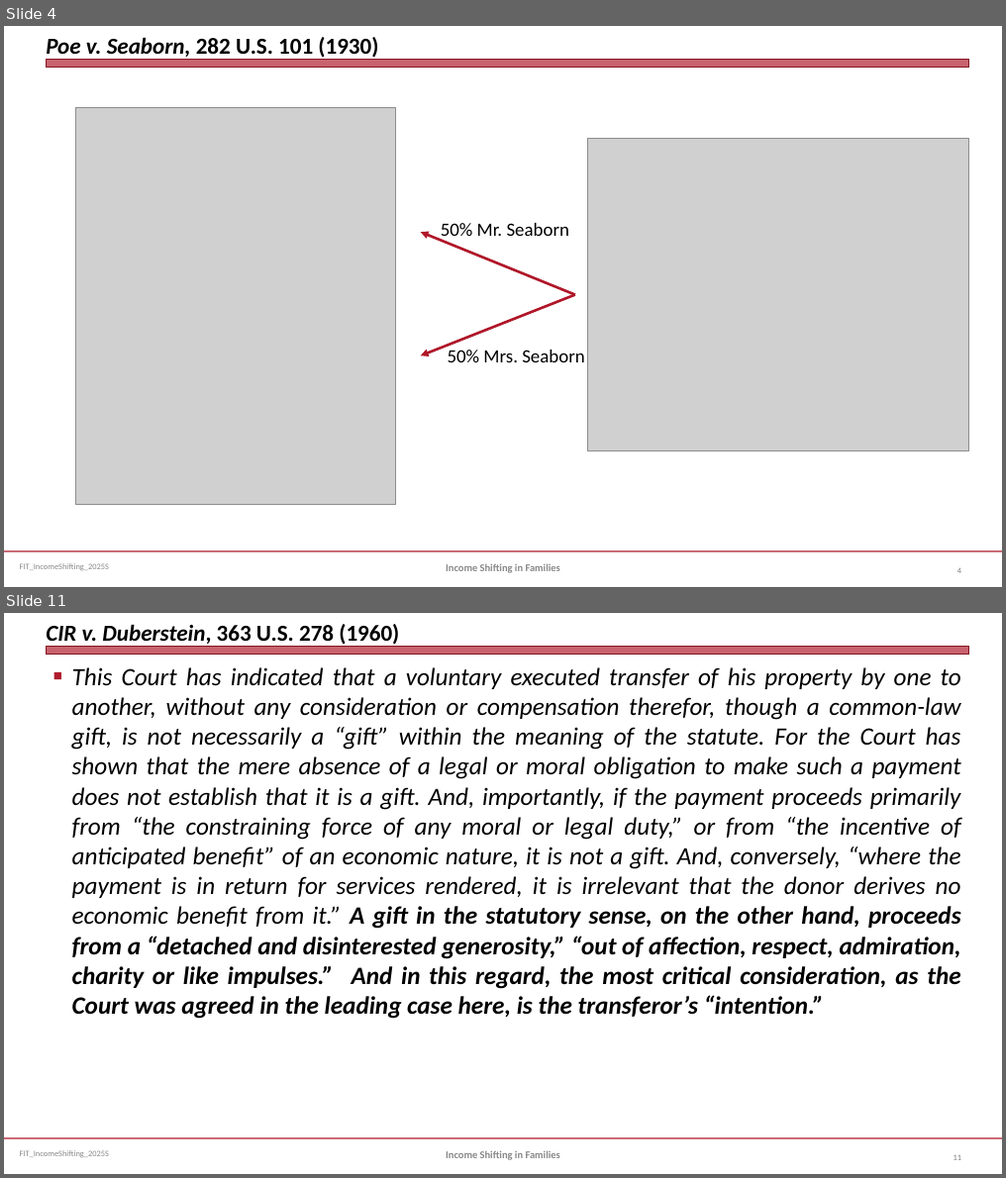
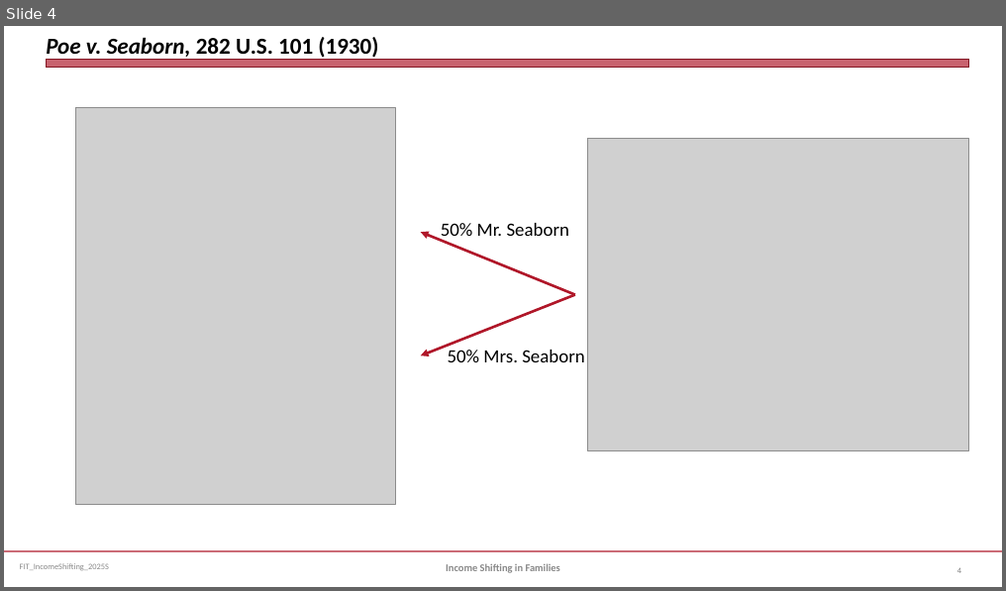
Before and after one commit to jmc877/Fed-Income-Tax, a slide deck: slides/FIT_IncomeShifting_2025S.pptx. Shown one above the other, each under a label of ours: slides 4 and 11 before the commit, slide 4 after it; the slides between them are not shown. The pictures are 1006x1178 and 1006x591 pixels, drawn with LibreOffice and Linux fonts; fonts in the diff are those of the drawing; grey boxes stand for pictures. Boxes give left, top, right and bottom in pixels: in the first picture for what was removed or moved away, otherwise in the second. Text is boxed around its words. In the diff, an @@ line names an element or a change of style, - is before the commit and + after.

```diff
--- a/slides/FIT_IncomeShifting_2025S.pptx
+++ b/slides/FIT_IncomeShifting_2025S.pptx
@@ slide 11 removed at box(4, 613, 1002, 1174), background #FFFFFF; not listed: 3 template elements that a slide beside it also shows @@
@@ title removed at box(46, 624, 399, 648) @@
-CIR v. Duberstein, 363 U.S. 278 (1960)
@@ text removed at box(72, 667, 961, 1019) @@
-■ This Court has indicated that a voluntary executed transfer of his property by one to another, without any consideration or compensation therefor, though a common-law gift, is not necessarily a “gift” within the meaning of the statute. For the Court has shown that the mere absence of a legal or moral obligation to make such a payment does not establish that it is a gift. And, importantly, if the payment proceeds primarily from “the constraining force of any moral or legal duty,” or from “the incentive of anticipated benefit” of an economic nature, it is not a gift. And, conversely, “where the payment is in return for services rendered, it is irrelevant that the donor derives no economic benefit from it.” A gift in the statutory sense, on the other hand, proceeds from a “detached and disinterested generosity,” “out of affection, respect, admiration, charity or like impulses.” And in this regard, the most critical consideration, as the Court was agreed in the leading case here, is the transferor’s “intention.”
@@ text removed at box(446, 1151, 560, 1160) @@
-Income Shifting in Families
@@ page number removed at box(953, 1156, 961, 1160) @@
-11
```
Also in this commit, not shown: 1 slide changed, 9 other slides removed.
